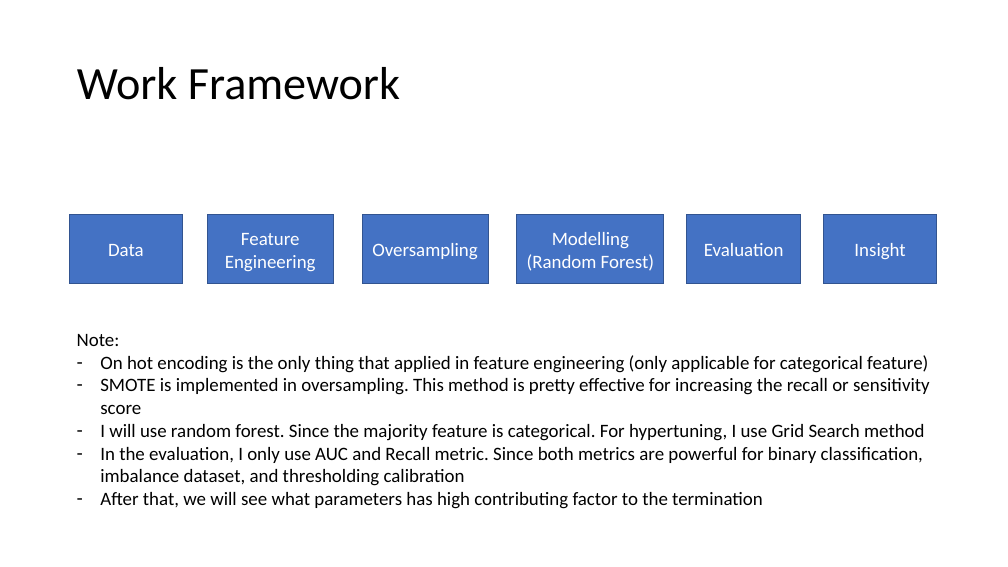
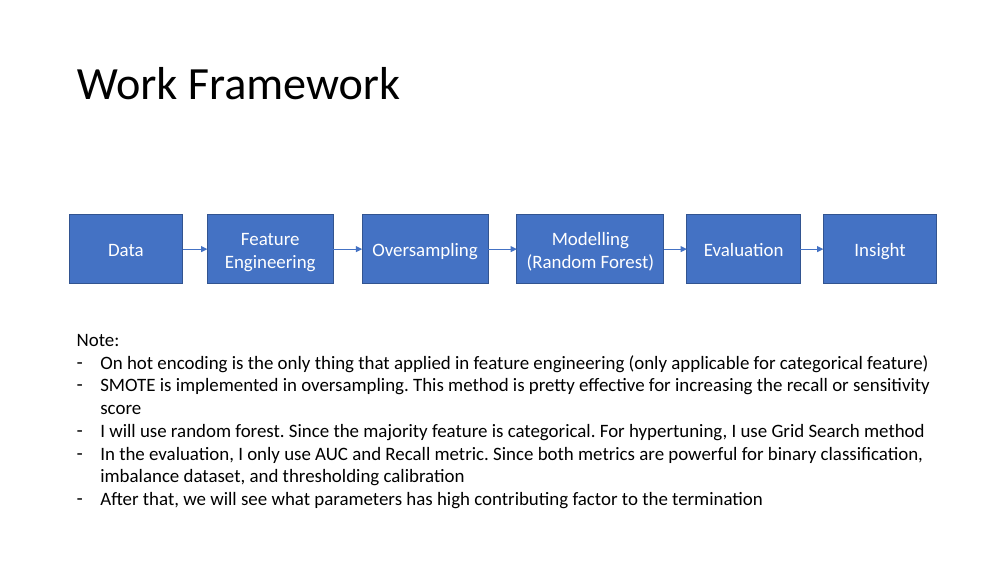
Before and after one commit to ilhamzul/Employee-termination-prediction, a slide deck: slide 14 of insight.pptx. Drawn at 1008x567 pixels with LibreOffice and Linux fonts; fonts in the diff are those of the drawing. Boxes give left, top, right and bottom in pixels: in the first picture for what was removed or moved away, otherwise in the second. Text is boxed around its words. In the diff, an @@ line names an element or a change of style, - is before the commit and + after.

Commit message:
fix the work framework chart

```diff
--- a/insight.pptx
+++ b/insight.pptx
@@ arrow added from (183, 250) to (207, 250), #4472C4 0.5 pt @@
@@ arrow added from (333, 250) to (362, 250), #4472C4 0.5 pt @@
@@ arrow added from (488, 250) to (517, 250), #4472C4 0.5 pt @@
@@ arrow added from (664, 250) to (687, 250), #4472C4 0.5 pt @@
@@ arrow added from (801, 250) to (823, 250), #4472C4 0.5 pt @@
```
Also in this commit, not shown: 2 other files.
